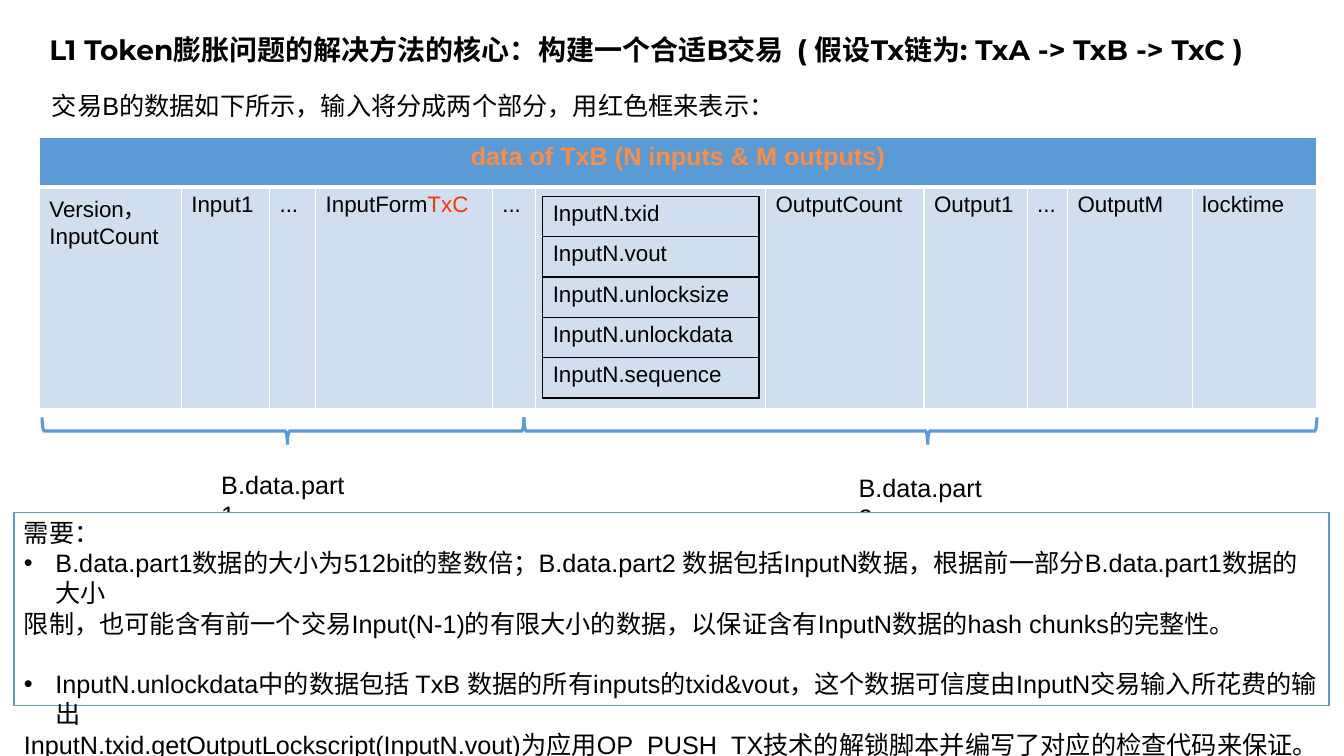
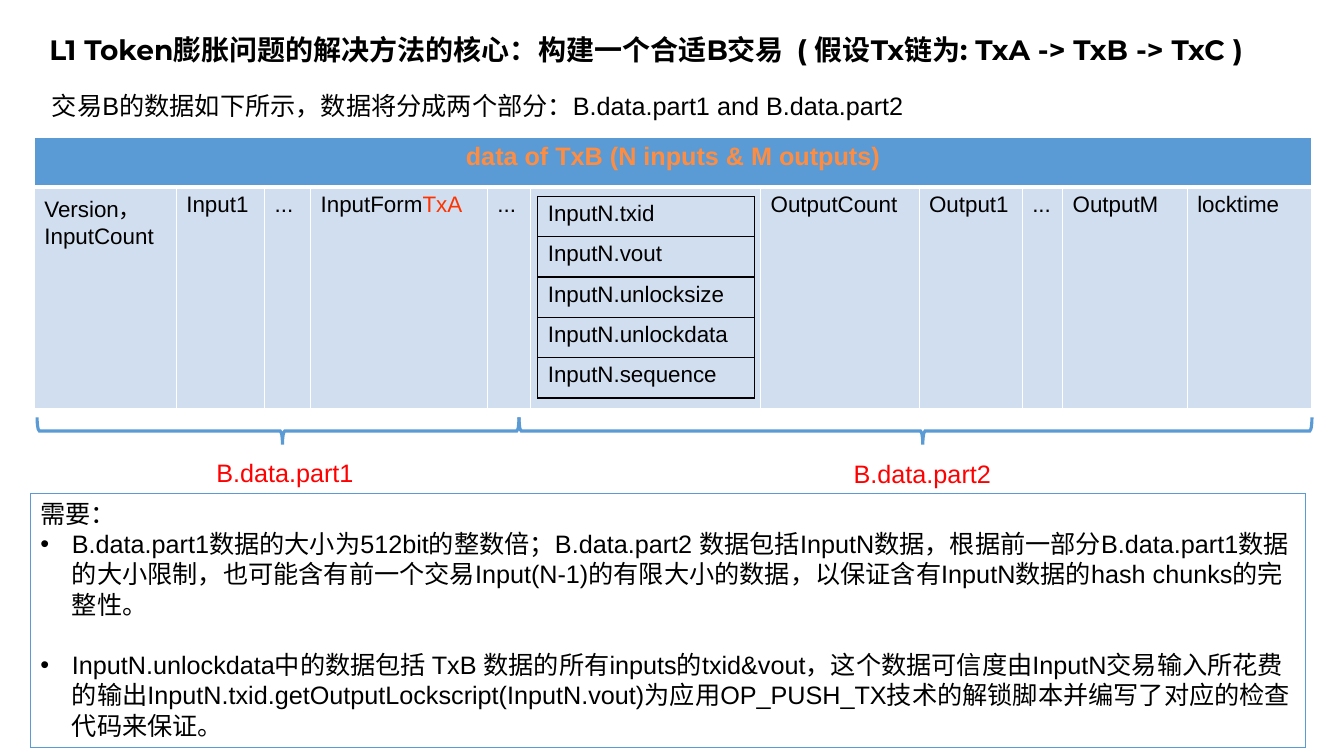
Before and after one commit to TuringBitChain/Document, a slide deck: slide 6 of Solve_BSV-L1-Contract_BackToGenesis_Problem_WithoutHardFork.pptx. Drawn at 1344x756 pixels with LibreOffice and Linux fonts; fonts in the diff are those of the drawing. Boxes give left, top, right and bottom in pixels: in the first picture for what was removed or moved away, otherwise in the second. Text is boxed around its words. In the diff, an @@ line names an element or a change of style, - is before the commit and + after.

```diff
--- a/Solve_BSV-L1-Contract_BackToGenesis_Problem_WithoutHardFork.pptx
+++ b/Solve_BSV-L1-Contract_BackToGenesis_Problem_WithoutHardFork.pptx
@@ text at [52,93,903,121]: text changed @@
-交易B的数据如下所示，输入将分成两个部分，用红色框来表示：
+交易B的数据如下所示，数据将分成两个部分：B.data.part1 and B.data.part2
@@ table at [34,138,1313,409] @@
-row 2, column 4: InputFormTxC
+row 2, column 4: InputFormTxA
@@ 2 tables, 2 left braces: place and size @@
-2 tables, 2 left braces at [39,138,1318,445]
+2 tables, 2 left braces at [34,138,1313,445]
@@ text "B.data.part1": place and size @@
-text "B.data.part1" at [221,475,344,500]
+text "B.data.part1" at [216,463,353,488]
@@ text "B.data.part1" at [216,463,353,488]: text colour #000000 to #FF0000 @@
@@ text "B.data.part2" at [854,464,991,489]: text colour #000000 to #FF0000 @@
@@ text "B.data.part2": place and size @@
-text "B.data.part2" at [859,478,982,502]
+text "B.data.part2" at [854,464,991,489]
@@ rectangle "需要：": place and size @@
-rectangle "需要：" at [14,512,1330,706]
+rectangle "需要：" at [30,493,1306,747]
@@ text in rectangle at [72,531,1290,737]: text changed @@
-• B.data.part1数据的大小为512bit的整数倍；B.data.part2 数据包括InputN数据，根据前一部分B.data.part1数据的大小
-限制，也可能含有前一个交易Input(N-1)的有限大小的数据，以保证含有InputN数据的hash chunks的完整性。
-• InputN.unlockdata中的数据包括 TxB 数据的所有inputs的txid&vout，这个数据可信度由InputN交易输入所花费的输出
-InputN.txid.getOutputLockscript(InputN.vout)为应用OP_PUSH_TX技术的解锁脚本并编写了对应的检查代码来保证。
+• B.data.part1数据的大小为512bit的整数倍；B.data.part2 数据包括InputN数据，根据前一部分B.data.part1数据的大小限制，也可能含有前一个交易Input(N-1)的有限大小的数据，以保证含有InputN数据的hash chunks的完整性。
+• InputN.unlockdata中的数据包括 TxB 数据的所有inputs的txid&vout，这个数据可信度由InputN交易输入所花费的输出InputN.txid.getOutputLockscript(InputN.vout)为应用OP_PUSH_TX技术的解锁脚本并编写了对应的检查代码来保证。
```
Also in this commit, not shown: 5 other slides changed, 2 slides added.
